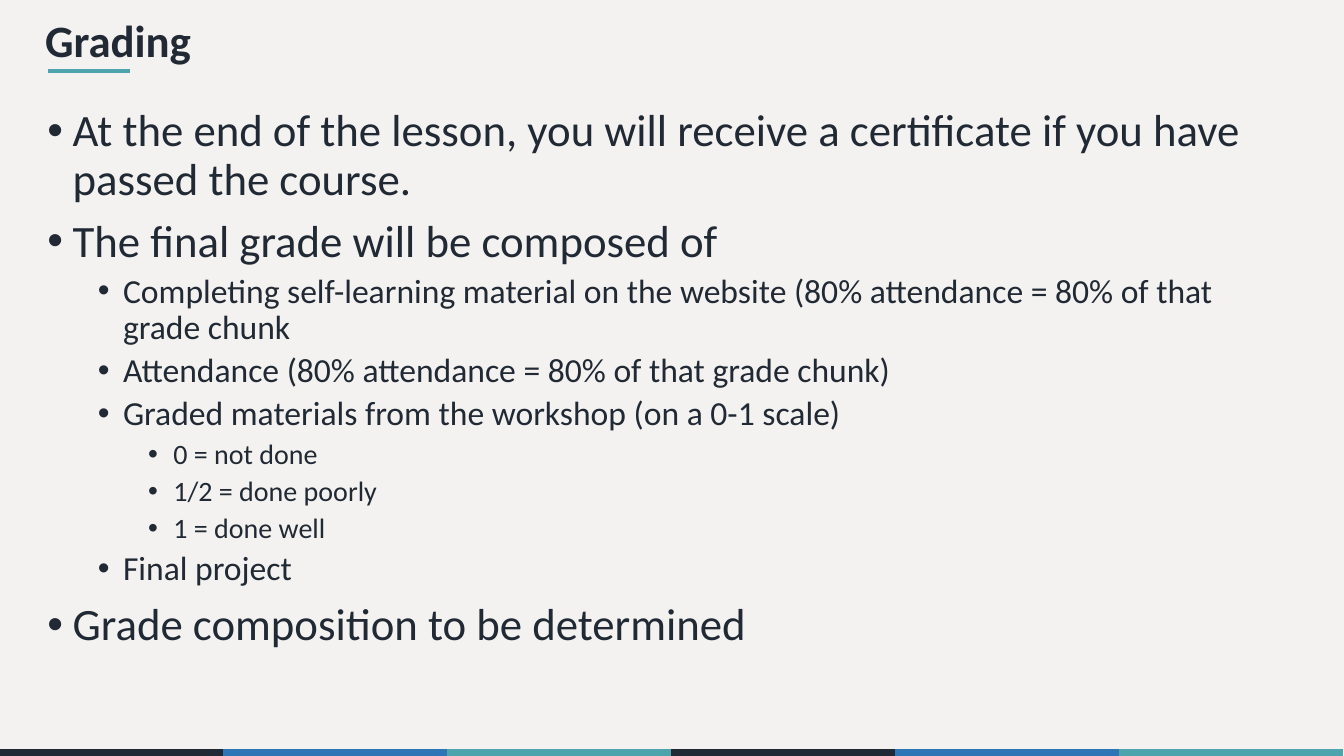
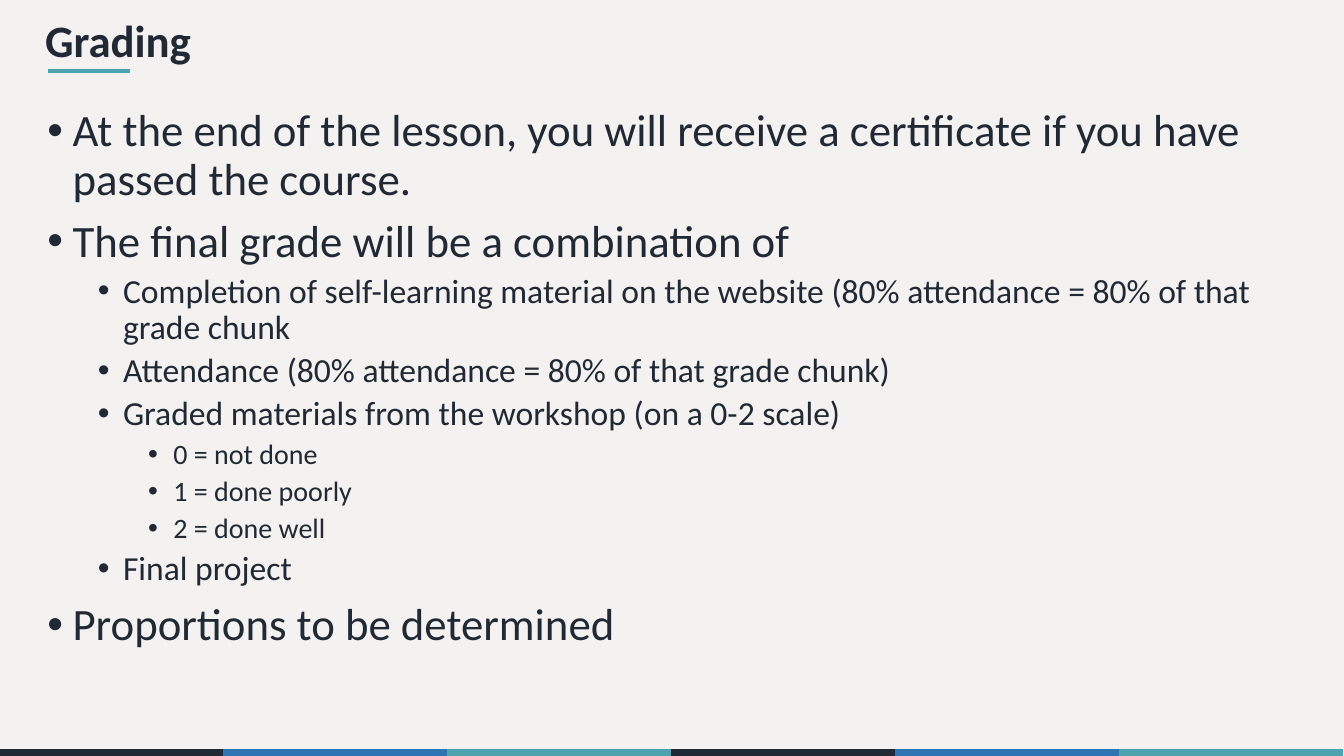
Before and after one commit to the-graph-courses/rbp_cohort_0_materials, a slide deck: slide 6 of week_01/slides/rbp_workshop_01.pptx. Drawn at 1344x756 pixels with LibreOffice and Linux fonts; fonts in the diff are those of the drawing. Boxes give left, top, right and bottom in pixels: in the first picture for what was removed or moved away, otherwise in the second. Text is boxed around its words. In the diff, an @@ line names an element or a change of style, - is before the commit and + after.

```diff
--- a/week_01/slides/rbp_workshop_01.pptx
+++ b/week_01/slides/rbp_workshop_01.pptx
@@ text at [73,226,1250,345]: text changed @@
-• The final grade will be composed of
-  • Completing self-learning material on the website (80% attendance = 80% of that grade chunk
+• The final grade will be a combination of
+  • Completion of self-learning material on the website (80% attendance = 80% of that grade chunk
@@ text at [123,400,840,431]: text changed @@
-  • Graded materials from the workshop (on a 0-1 scale)
+  • Graded materials from the workshop (on a 0-2 scale)
@@ text at [173,481,352,538]: text changed @@
-    • 1/2 = done poorly
-    • 1 = done well
+    • 1 = done poorly
+    • 2 = done well
@@ text at [73,609,614,648]: text changed @@
-• Grade composition to be determined
+• Proportions to be determined
```
Also in this commit, not shown: 7 other slides changed, 7 slides added, 6 slides removed, 10 other files.
